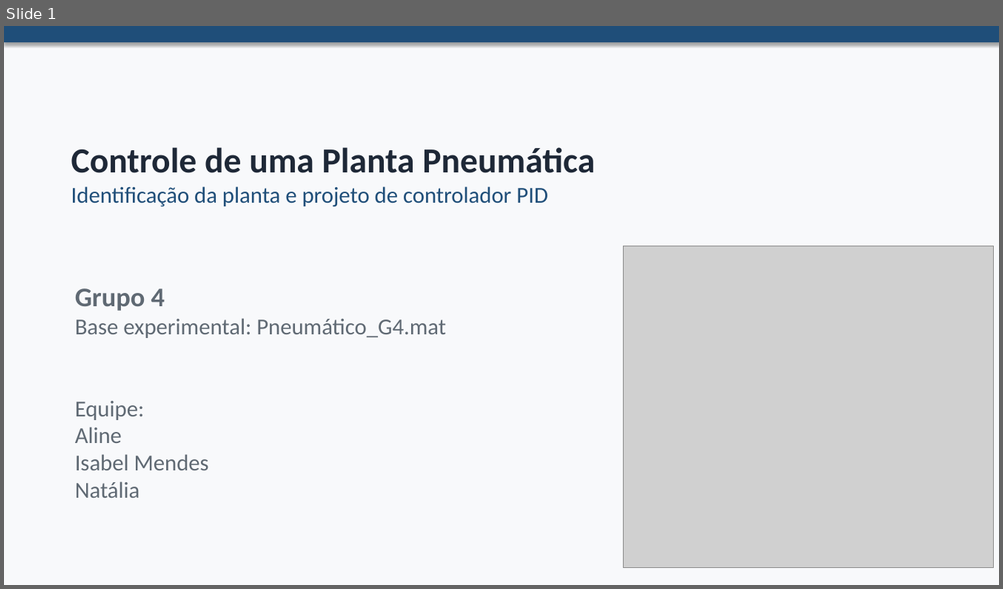
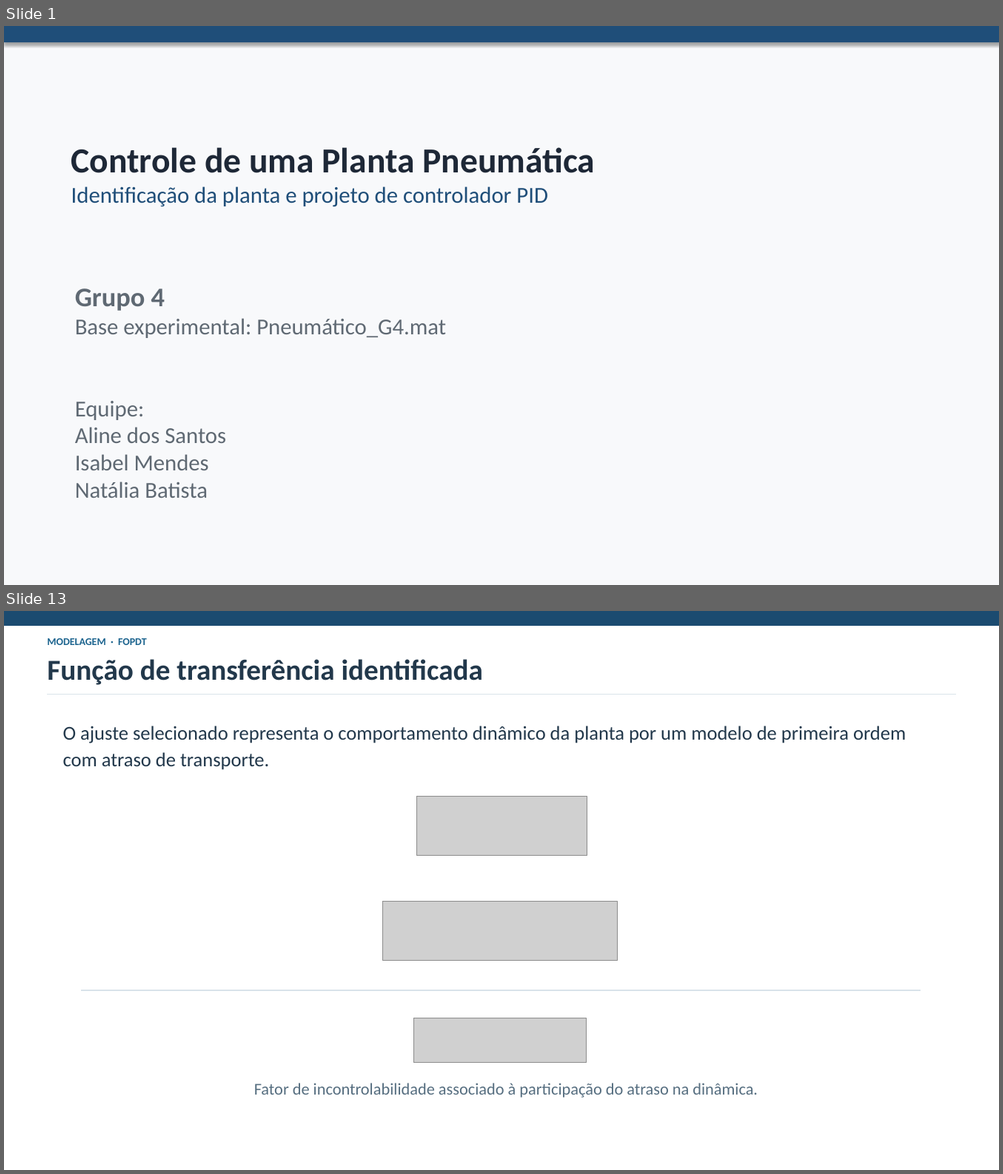
Before and after one commit to natalia-batista/Projeto-C13-, a slide deck: Grupo4_Pneumática.pptx. Shown one above the other, each under a label of ours: slide 1 before the commit, slides 1 and 13 after it; the slides between them are not shown. The pictures are 1003x589 and 1003x1174 pixels, drawn with LibreOffice and Linux fonts; fonts in the diff are those of the drawing; grey boxes stand for pictures. Boxes give left, top, right and bottom in pixels: in the first picture for what was removed or moved away, otherwise in the second. Text is boxed around its words. In the diff, an @@ line names an element or a change of style, - is before the commit and + after.

```diff
--- a/Grupo4_Pneumática.pptx
+++ b/Grupo4_Pneumática.pptx
@@ slide 13 added at (x1=4, y1=611, x2=999, y2=1170), background #FFFFFF @@
@@ rectangle added at (x1=4, y1=611, x2=999, y2=625), fill #1B4B70, outline #1B4B70 1 pt @@
@@ text added at (x1=47, y1=638, x2=147, y2=645), 10 pt, text #1B638E, bold @@
+MODELAGEM · FOPDT
@@ text added at (x1=47, y1=659, x2=483, y2=685), 28 pt, text #22384B, bold @@
+Função de transferência identificada
@@ line added from (47, 694) to (956, 694), #D9E3EA 1 pt @@
@@ text added at (x1=63, y1=726, x2=905, y2=770), 19 pt, text #22384B @@
+O ajuste selecionado representa o comportamento dinâmico da planta por um modelo de primeira ordem com atraso de transporte.
@@ picture added at (x1=417, y1=796, x2=586, y2=855) @@
@@ picture added at (x1=382, y1=902, x2=617, y2=961) @@
@@ line added from (81, 991) to (920, 991), #D9E3EA 1 pt @@
@@ picture added at (x1=414, y1=1019, x2=586, y2=1063) @@
@@ text added at (x1=254, y1=1083, x2=757, y2=1098), 16 pt, text #566E80 @@
+Fator de incontrolabilidade associado à participação do atraso na dinâmica.
@@ slide 1 changed as well @@
@@ picture removed at (x1=623, y1=246, x2=993, y2=568) @@
@@ text at (x1=75, y1=427, x2=226, y2=443): text changed @@
-Aline
+Aline dos Santos
@@ text at (x1=75, y1=482, x2=208, y2=498): text changed @@
-Natália
+Natália Batista
```
Also in this commit, not shown: 22 other slides added, 10 slides removed.
